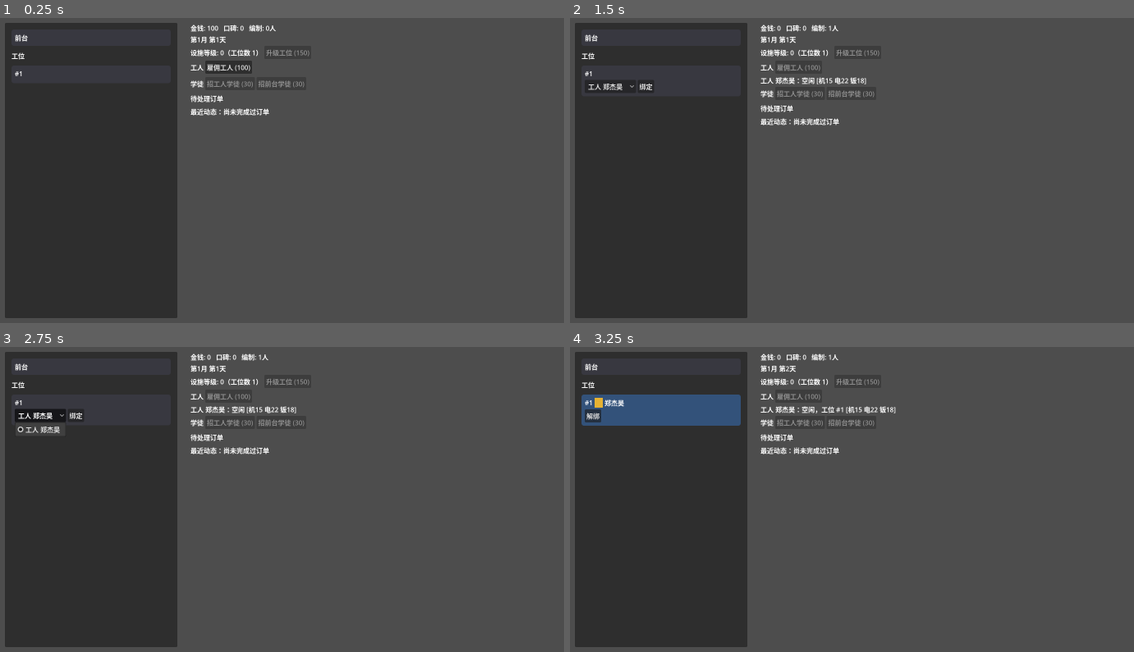
Above: before the commit, frames 1-4 (two rows, left to right).
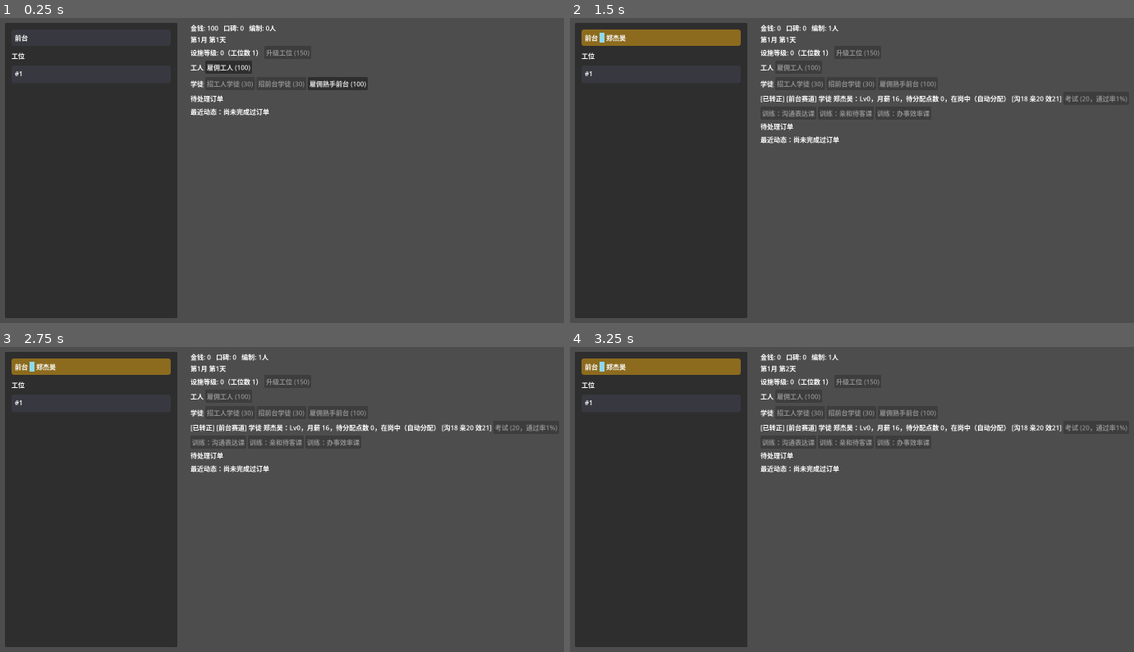
Above: after the commit, the same moments.

Repository: XinLiucc/cocos-game-project
Game: Godot game, scene res://scenes/Main.tscn
Same seed, same stepped clock (60 frames per second), same inputs: the game is played once before the commit and once after it.
Inputs (mouse positions are in pixels of both pictures, inside the frame that each line leads up to):
- Up to frame 1 (0.25 s): no input
- Up to frame 2 (1.5 s): click (908, 85) at 0.5 s, where only the run after the commit has a clickable "雇佣熟手前台 (100)"; click (801, 66) at 1.25 s, where only the run before the commit has a clickable "雇佣工人 (100)"
- Up to frame 3 (2.75 s): click (39, 414) at 2 s, where only the run before the commit has a clickable "工人 郑杰昊"
- Up to frame 4 (3.25 s): click (643, 414) at 2.75 s, where only the run before the commit has a clickable "绑定"

The runs differ from the first frame. In frame 1, 0.4% of the frame differs, in the area x 54-66%, y 19-24%; in frame 2, 3.8%; in frame 3, 4.0%; in frame 4, 6.5%, in the area x 2-99%, y 3-42%.

Commit message:
Wire up direct front-desk hire button in UI
Adds a "Hire experienced front desk" button next to the apprentice
recruiting row, calling the new GameState.hire_front_desk().

Diff:
--- a/car_repair_shop/scenes/Main.tscn
+++ b/car_repair_shop/scenes/Main.tscn
@@ -97,6 +97,10 @@
 layout_mode = 2
 text = "招前台学徒 (30)"
 
+[node name="HireFrontDeskButton" type="Button" parent="UIRoot/Margin/Layout/UI/ApprenticeHeaderRow" unique_id=444457534]
+layout_mode = 2
+text = "雇佣熟手前台 (100)"
+
 [node name="ApprenticeListContainer" type="VBoxContainer" parent="UIRoot/Margin/Layout/UI" unique_id=1219550046]
 layout_mode = 2
 
--- a/car_repair_shop/scripts/Main.gd
+++ b/car_repair_shop/scripts/Main.gd
@@ -54,6 +54,7 @@
 @onready var worker_list_container: VBoxContainer = $UIRoot/Margin/Layout/UI/WorkerListContainer
 @onready var hire_worker_apprentice_button: Button = $UIRoot/Margin/Layout/UI/ApprenticeHeaderRow/HireWorkerApprenticeButton
 @onready var hire_front_desk_apprentice_button: Button = $UIRoot/Margin/Layout/UI/ApprenticeHeaderRow/HireFrontDeskApprenticeButton
+@onready var hire_front_desk_button: Button = $UIRoot/Margin/Layout/UI/ApprenticeHeaderRow/HireFrontDeskButton
 @onready var apprentice_list_container: VBoxContainer = $UIRoot/Margin/Layout/UI/ApprenticeListContainer
 @onready var floor_vbox: VBoxContainer = $UIRoot/Margin/Layout/StationFloorPanel/FloorMargin/FloorVBox
 @onready var station_slots_container: VBoxContainer = $UIRoot/Margin/Layout/StationFloorPanel/FloorMargin/FloorVBox/StationSlotsContainer
@@ -123,6 +124,7 @@
 	upgrade_button.pressed.connect(_on_upgrade_button_pressed)
 	hire_worker_apprentice_button.pressed.connect(_on_hire_worker_apprentice_button_pressed)
 	hire_front_desk_apprentice_button.pressed.connect(_on_hire_front_desk_apprentice_button_pressed)
+	hire_front_desk_button.pressed.connect(_on_hire_front_desk_button_pressed)
 	game_state.money_changed.connect(_on_int_state_changed)
 	game_state.reputation_changed.connect(_on_int_state_changed)
 	game_state.facility_level_changed.connect(_on_int_state_changed)
@@ -345,6 +347,10 @@
 
 func _on_hire_front_desk_apprentice_button_pressed() -> void:
 	game_state.hire_front_desk_apprentice()
+
+
+func _on_hire_front_desk_button_pressed() -> void:
+	game_state.hire_front_desk()
 
 
 func _on_exam_button_pressed(employee_id: int) -> void:
@@ -663,6 +669,8 @@
 	hire_worker_apprentice_button.disabled = not game_state.can_hire_apprentice()
 	hire_front_desk_apprentice_button.text = "招前台学徒 (%d)" % game_state.next_apprentice_hire_cost()
 	hire_front_desk_apprentice_button.disabled = not game_state.can_hire_apprentice()
+	hire_front_desk_button.text = "雇佣熟手前台 (%d)" % game_state.next_hire_cost()
+	hire_front_desk_button.disabled = not game_state.can_hire_front_desk()
 	var result_text := "最近动态：" + last_result_text
 	if result_label.text != result_text:
 		result_label.text = result_text
